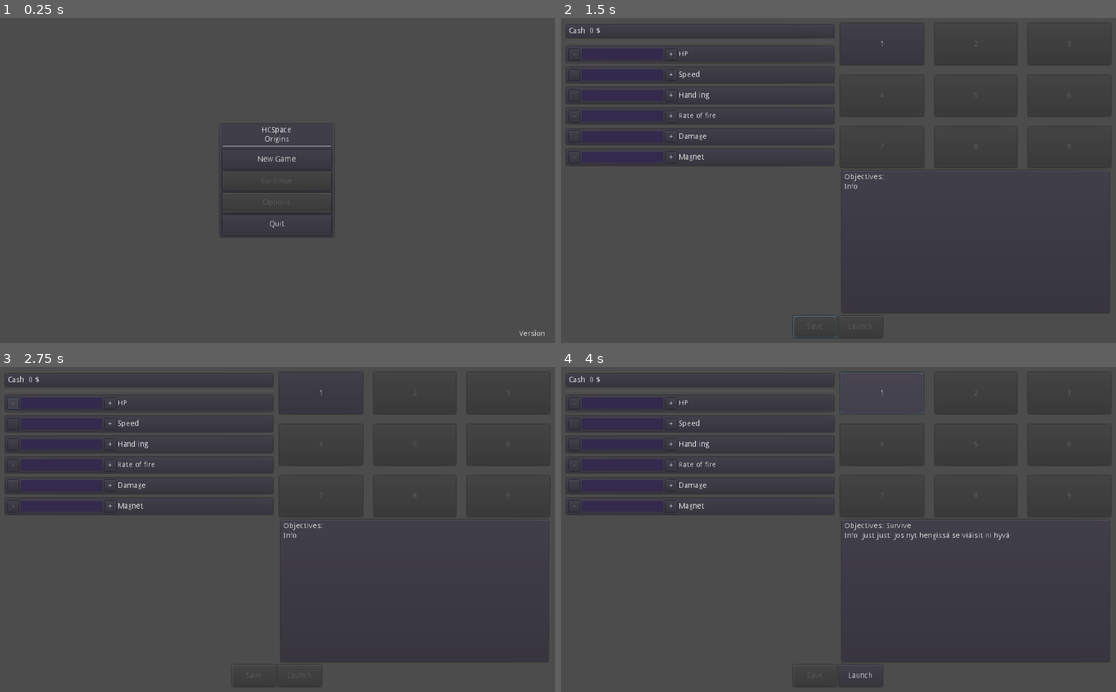
Above: before the commit, frames 1-4 (two rows, left to right).
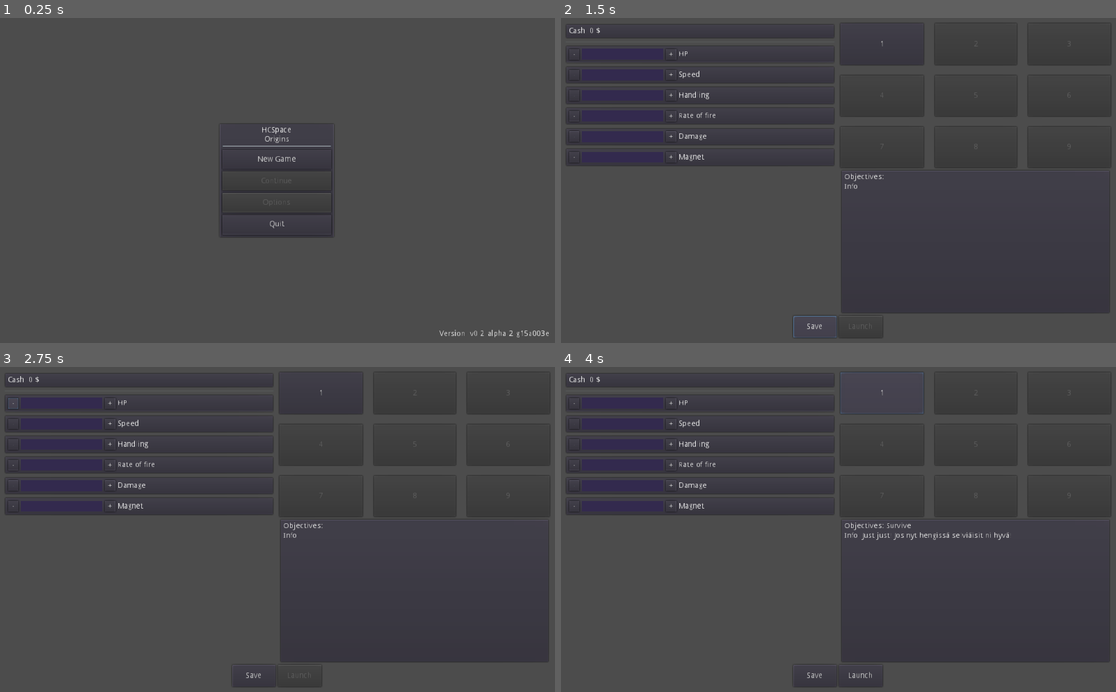
Above: after the commit, the same moments.

Repository: Kessinen/HCSSpace-Origins
Game: Godot game, scene res://Menus/Mainmenu.tscn
The game is run twice, just before and just after one commit, with the same random seed, the same clock (stepped at 60 frames per second) and the same inputs.
Inputs (mouse positions are in pixels of both pictures, inside the frame that each line leads up to):
- Up to frame 1 (0.25 s): no input
- Up to frame 2 (1.5 s): click "New Game" at 0.5 s; click (816, 326) at 1.25 s, where only the run after the commit has a clickable "Save"
- Up to frame 3 (2.75 s): click "-" at 2 s
- Up to frame 4 (4 s): click "+" at 2.75 s; click "1" at 3.5 s

The runs differ from the first frame. In frame 1, 0.1% of the frame differs, in the area x 79-99%, y 95-99%; in frame 2, less than 0.1%; in frame 3, less than 0.1%; in frame 4, less than 0.1%.
Error after the commit: Invalid set index 'version' (on base: 'Node (playerStats.gd)') with value of type 'String'. (res://Globals/gameFunctions.gd:10)

Commit message:
ADD Save game functionality

Diff:
--- a/src/Bullets/bullets.gd
+++ b/src/Bullets/bullets.gd
@@ -1,6 +1,6 @@
 extends Area2D
 
-onready var playerStats = get_node("/root/playerStats")
+onready var playerStats = get_node("/root/playerStats").playerData
 
 export var bulletDamage : int
 export var bulletSpeed : int = 200
@@ -8,4 +8,4 @@
 
 
 func _ready():
-	bulletDamage = playerStats.shipDamage
+	bulletDamage = playerStats["shipDamage"]
--- /dev/null
+++ b/src/Globals/gameFunctions.gd
@@ -0,0 +1,22 @@
+extends Node
+
+onready var playerStats = get_node("/root/playerStats")
+onready var saveFile = File.new()
+
+var saveFileName : String = "user://save.dat"
+
+func saveGameData():
+
+	playerStats["version"] = ProjectSettings.get_setting("application/config/version")
+	var retval = saveFile.open(saveFileName, File.WRITE)
+	if retval == OK:
+		saveFile.store_var(playerStats.playerData)
+		saveFile.close()
+
+func loadGameData():
+	var retval = saveFile.open(saveFileName, File.READ)
+	if retval == OK:
+		var data = saveFile.get_var()
+		for i in data:
+			playerStats.playerData[i] = data[i]
+		saveFile.close()
--- a/src/Globals/playerStats.gd
+++ b/src/Globals/playerStats.gd
@@ -1,12 +1,14 @@
 extends Node
 
-var lootAmount : int
-var shipHP : int = 1
-var shipShields : int = 1
-var shipRoF : int = 1
-var shipDamage : int = 1
-var shipHandling : int = 1
-var shipMagnet : int = 1
-var shipSpeed : int = 1
-
-var highestLevel : int = 1
+var playerData = {
+	"version" : "",
+	"lootAmount" : 0,
+	"shipHP" : 1,
+	"shipShields" : 1,
+	"shipRoF" : 1,
+	"shipDamage" : 1,
+	"shipHandling" : 1,
+	"shipMagnet" : 1,
+	"shipSpeed" : 1,
+	"highestLevel" :1
+}
--- a/src/Levels/levels.gd
+++ b/src/Levels/levels.gd
@@ -1,12 +1,12 @@
 extends StaticBody2D
 
 onready var PlayerStartingPos := Vector2(get_viewport().size.x / 2,get_viewport().size.y - 64)
-onready var playerStats = get_node("/root/playerStats")
+onready var playerStats = get_node("/root/playerStats").playerData
 
 func levelComplete(level : int):
 	get_tree().change_scene("res://Menus/LevelSelect.tscn")
-	if playerStats.highestLevel <= level:
-		playerStats.highestLevel = level+1
+	if playerStats["highestLevel"] <= level:
+		playerStats["highestLevel"] = level+1
 	pass
 
 func levelDefeat():
--- a/src/Loot/Loot.gd
+++ b/src/Loot/Loot.gd
@@ -1,6 +1,6 @@
 extends KinematicBody2D
 
-onready var playerStats = get_node("/root/playerStats")
+onready var playerStats = get_node("/root/playerStats").playerData
 
 export var lootSpeed : int = 20
 export var lootValue : int = 1
@@ -8,7 +8,7 @@
 var attractTarget
 
 func _ready():
-	$Magnet/CollisionShape2D.shape.radius = playerStats.shipMagnet * 20
+	$Magnet/CollisionShape2D.shape.radius = playerStats["shipMagnet"] * 20
 
 func _physics_process(delta):
 	if attractTarget != null:
--- a/src/Menus/LevelSelect.gd
+++ b/src/Menus/LevelSelect.gd
@@ -1,6 +1,7 @@
 extends Control
 
-onready var playerStats = get_node("/root/playerStats")
+onready var playerStats = get_node("/root/playerStats").playerData
+onready var gameFunctions = get_node("/root/GameFunctions")
 
 var selectedLevel : int = 0
 
@@ -19,17 +20,17 @@
 
 
 func updateGui():
-	for i in range(0, playerStats.highestLevel):
+	for i in range(0, playerStats["highestLevel"]):
 		get_node("VBoxContainer/HBoxContainer/VBoxContainer2/levelsGrid/Lvl"+str(i+1)).disabled = false
 
-	$VBoxContainer/HBoxContainer/VBoxContainer/VBoxContainer/PanelContainer4/lblCash.text = "Cash: " + str(playerStats.lootAmount) + " $"
+	$VBoxContainer/HBoxContainer/VBoxContainer/VBoxContainer/PanelContainer4/lblCash.text = "Cash: " + str(playerStats["lootAmount"]) + " $"
 
-	$VBoxContainer/HBoxContainer/VBoxContainer/VBoxContainer/PanelContainer/HBoxContainer/pbarHP.value = playerStats.shipHP
-	$VBoxContainer/HBoxContainer/VBoxContainer/VBoxContainer/PanelContainer7/HBoxContainer/pbarSpeed.value = playerStats.shipSpeed
-	$VBoxContainer/HBoxContainer/VBoxContainer/VBoxContainer/PanelContainer2/HBoxContainer/pbarHandling.value = playerStats.shipHandling
-	$VBoxContainer/HBoxContainer/VBoxContainer/VBoxContainer/PanelContainer3/HBoxContainer/pbarRof.value = playerStats.shipRoF
-	$VBoxContainer/HBoxContainer/VBoxContainer/VBoxContainer/PanelContainer5/HBoxContainer/pbarDamage.value = playerStats.shipDamage
-	$VBoxContainer/HBoxContainer/VBoxContainer/VBoxContainer/PanelContainer6/HBoxContainer/pbarMagnet.value = playerStats.shipMagnet
+	$VBoxContainer/HBoxContainer/VBoxContainer/VBoxContainer/PanelContainer/HBoxContainer/pbarHP.value = playerStats["shipHP"]
+	$VBoxContainer/HBoxContainer/VBoxContainer/VBoxContainer/PanelContainer7/HBoxContainer/pbarSpeed.value = playerStats["shipSpeed"]
+	$VBoxContainer/HBoxContainer/VBoxContainer/VBoxContainer/PanelContainer2/HBoxContainer/pbarHandling.value = playerStats["shipHandling"]
+	$VBoxContainer/HBoxContainer/VBoxContainer/VBoxContainer/PanelContainer3/HBoxContainer/pbarRof.value = playerStats["shipRoF"]
+	$VBoxContainer/HBoxContainer/VBoxContainer/VBoxContainer/PanelContainer5/HBoxContainer/pbarDamage.value = playerStats["shipDamage"]
+	$VBoxContainer/HBoxContainer/VBoxContainer/VBoxContainer/PanelContainer6/HBoxContainer/pbarMagnet.value = playerStats["shipMagnet"]
 
 func _on_LvlSelected_pressed(extra_arg_0):
 	selectedLevel = extra_arg_0
@@ -39,3 +40,6 @@
 
 func _on_btnLaunch_pressed():
 	get_tree().change_scene("res://Levels/Lvl"+str(selectedLevel)+"/Level"+str(selectedLevel)+".tscn")
+
+func _on_btnSaveGame_pressed():
+	gameFunctions.saveGameData()
--- a/src/Menus/LevelSelect.tscn
+++ b/src/Menus/LevelSelect.tscn
@@ -476,7 +476,6 @@
 margin_right = 80.0
 margin_bottom = 40.0
 rect_min_size = Vector2( 80, 40 )
-disabled = true
 text = "Save"
 
 [node name="btnLaunch" type="Button" parent="VBoxContainer/HBoxContainer2/HBoxContainer"]
@@ -498,4 +497,5 @@
 [connection signal="pressed" from="VBoxContainer/HBoxContainer/VBoxContainer2/levelsGrid/Lvl7" to="." method="_on_LvlSelected_pressed" binds= [ 7 ]]
 [connection signal="pressed" from="VBoxContainer/HBoxContainer/VBoxContainer2/levelsGrid/Lvl8" to="." method="_on_LvlSelected_pressed" binds= [ 8 ]]
 [connection signal="pressed" from="VBoxContainer/HBoxContainer/VBoxContainer2/levelsGrid/Lvl9" to="." method="_on_LvlSelected_pressed" binds= [ 9 ]]
+[connection signal="pressed" from="VBoxContainer/HBoxContainer2/HBoxContainer/btnSaveGame" to="." method="_on_btnSaveGame_pressed"]
 [connection signal="pressed" from="VBoxContainer/HBoxContainer2/HBoxContainer/btnLaunch" to="." method="_on_btnLaunch_pressed"]
--- a/src/Menus/Mainmenu.gd
+++ b/src/Menus/Mainmenu.gd
@@ -1,7 +1,20 @@
 extends Control
+
+onready var gameFunctions = get_node("/root/GameFunctions")
+onready var saveG = get_node("/root/playerStats").playerData
+onready var saveFile := File.new()
+
+func _ready():
+	if saveFile.file_exists(gameFunctions.saveFileName):
+		$CenterContainer/PanelContainer/VBoxContainer/btnContinue.disabled = false
+	$lblVersion.text = "Version: " + ProjectSettings.get_setting("application/config/version")
 
 func _on_btnQuit_pressed():
 	get_tree().quit()
 
 func _on_btnNewGame_pressed():
 	get_tree().change_scene("res://Menus/LevelSelect.tscn")
+
+func _on_btnContinue_pressed():
+	gameFunctions.loadGameData()
+	get_tree().change_scene("res://Menus/LevelSelect.tscn")
--- a/src/Player/Player.gd
+++ b/src/Player/Player.gd
@@ -3,7 +3,7 @@
 export var Name : String = "Player1"
 
 var Score : int = 0
-onready var playerStats = get_node("/root/playerStats")
+onready var playerStats = get_node("/root/playerStats").playerData
 
 var curHP : int
 var velocity = Vector2.ZERO
@@ -13,7 +13,7 @@
 signal hpChanged(newValue)
 
 func _ready():
-	curHP = playerStats.shipHP
+	curHP = playerStats["shipHP"]
 
 func _physics_process(delta):
 
@@ -28,14 +28,14 @@
 	input_vector.y = Input.get_action_strength("move_down") - Input.get_action_strength("move_up")
 	input_vector = input_vector.normalized()
 	if input_vector != Vector2.ZERO:
-		velocity = velocity.move_toward(input_vector * playerStats.shipSpeed*100, playerStats.shipHandling*1.5)
+		velocity = velocity.move_toward(input_vector * playerStats["shipSpeed"] * 100, playerStats["shipHandling"] * 1.5)
 	else:
-		velocity = velocity.move_toward(Vector2.ZERO, playerStats.shipHandling)
+		velocity = velocity.move_toward(Vector2.ZERO, playerStats["shipHandling"])
 	velocity = move_and_slide(velocity)
 
 func fireGuns():
 	var rofTimer = $rofTimer
-	rofTimer.wait_time = 1 - (float(playerStats.shipRoF) * 0.099)
+	rofTimer.wait_time = 1 - (float(playerStats["shipRoF"]) * 0.099)
 	var bullet = plBullet1.instance()
 	bullet.position = $Gun.global_position
 
@@ -62,7 +62,7 @@
 		emit_signal("lootChanged",Score)
 
 func _exit_tree():
-	playerStats.lootAmount += Score
+	playerStats["lootAmount"] += Score
 
 func _on_Hitbox_body_entered(body):
 	if body.is_in_group("Enemies"):
--- a/src/project.godot
+++ b/src/project.godot
@@ -13,10 +13,13 @@
 config/name="HCSpace Origins"
 run/main_scene="res://Menus/Mainmenu.tscn"
 config/icon="res://icon.png"
-config/version=""
+config=""
+config/version="v0.2_alpha-2-g15a003e"
+
 [autoload]
 
 playerStats="*res://Globals/playerStats.gd"
+GameFunctions="*res://Globals/gameFunctions.gd"
 
 [display]
 
